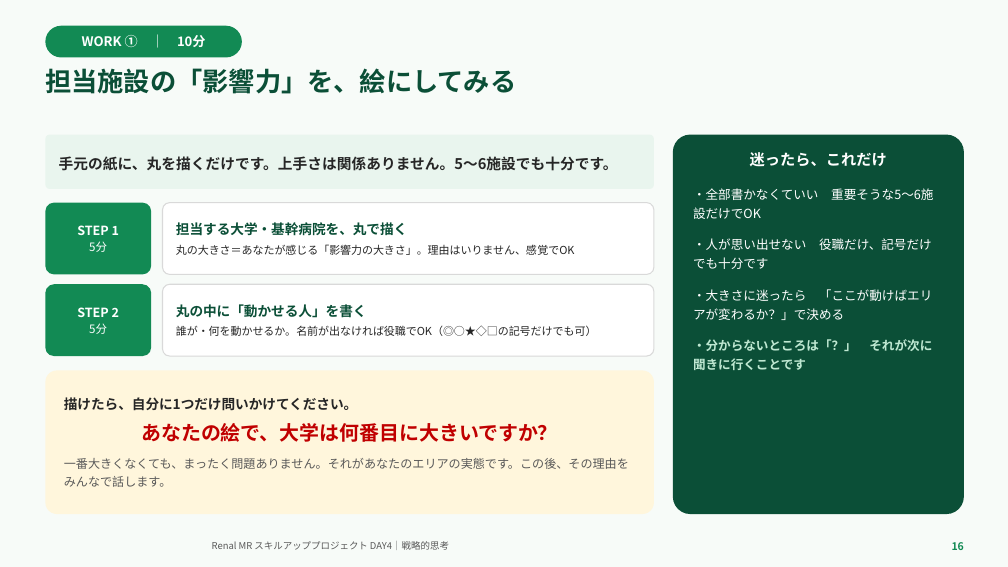
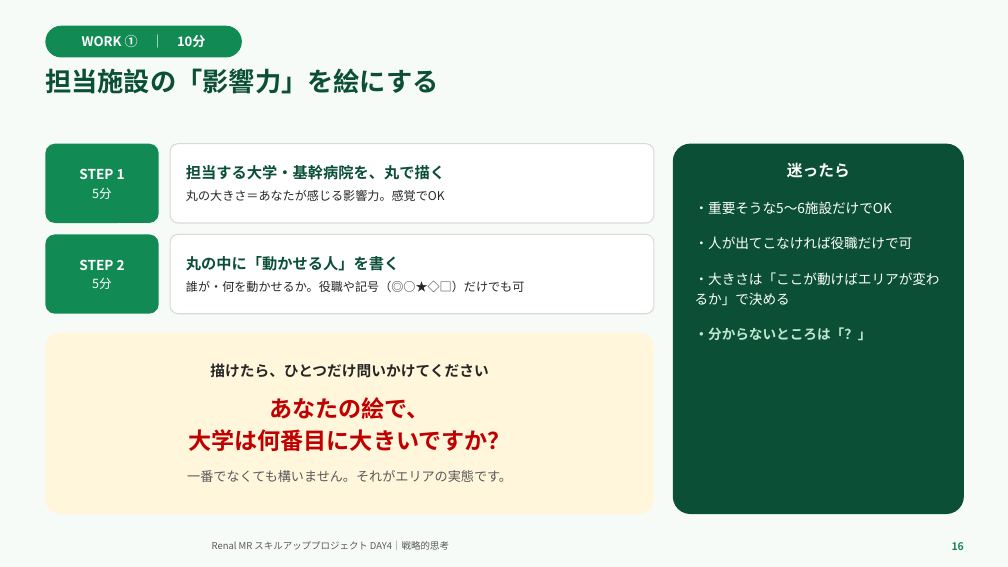
Before and after one commit to TAKUYA-1187/Claude, a slide deck: slide 16 of novartis_training/DAY4_ちょっと分かるだけで世界が変わる.pptx. Drawn at 1008x567 pixels with LibreOffice and Linux fonts; fonts in the diff are those of the drawing; background and template pictures are left out. Boxes give left, top, right and bottom in pixels: in the first picture for what was removed or moved away, otherwise in the second. Text is boxed around its words. In the diff, an @@ line names an element or a change of style, - is before the commit and + after.

```diff
--- a/novartis_training/DAY4_ちょっと分かるだけで世界が変わる.pptx
+++ b/novartis_training/DAY4_ちょっと分かるだけで世界が変わる.pptx
@@ text at (45, 68, 438, 94): text changed @@
-担当施設の「影響力」を、絵にしてみる
+担当施設の「影響力」を絵にする
@@ rounded rectangle "STEP 1": place and size @@
-rounded rectangle "STEP 1" at (45, 203, 151, 274)
+rounded rectangle "STEP 1" at (45, 144, 159, 223)
@@ rounded rectangle "STEP 1" at (45, 144, 159, 223): size 12 to 13 pt in "STEP 1"; size 11 to 12 pt in "5分"; more space between paragraphs @@
@@ rounded rectangle removed at (45, 135, 654, 189) @@
-手元の紙に、丸を描くだけです。上手さは関係ありません。5〜6施設でも十分です。
@@ rounded rectangle "担当する大学・基幹病院を、丸で描く": place and size @@
-rounded rectangle "担当する大学・基幹病院を、丸で描く" at (163, 203, 654, 274)
+rounded rectangle "担当する大学・基幹病院を、丸で描く" at (170, 144, 654, 223)
@@ rounded rectangle "迷ったら": place and size @@
-rounded rectangle "迷ったら" at (673, 135, 964, 514)
+rounded rectangle "迷ったら" at (673, 144, 964, 514)
@@ text in rounded rectangle at (186, 165, 445, 180): size 13 to 14.5 pt in "担当する大学・基幹病院を、丸で描く"; more space between paragraphs @@
@@ text in rounded rectangle at (695, 162, 940, 341): text changed; size 12 to 13 pt @@
-迷ったら、これだけ
-・全部書かなくていい 重要そうな5〜6施設だけでOK
-・人が思い出せない 役職だけ、記号だけでも十分です
-・大きさに迷ったら 「ここが動けばエリアが変わるか？」で決める
-・分からないところは「？」 それが次に聞きに行くことです
+迷ったら
+・重要そうな5〜6施設だけでOK
+・人が出てこなければ役職だけで可
+・大きさは「ここが動けばエリアが変わるか」で決める
+・分からないところは「？」
@@ text in rounded rectangle at (186, 190, 445, 201): text changed; size 10.5 to 11.5 pt @@
-丸の大きさ＝あなたが感じる「影響力の大きさ」。理由はいりません、感覚でOK
+丸の大きさ＝あなたが感じる影響力。感覚でOK
@@ rounded rectangle "STEP 2": place and size @@
-rounded rectangle "STEP 2" at (45, 284, 151, 356)
+rounded rectangle "STEP 2" at (45, 234, 159, 314)
@@ rounded rectangle "STEP 2" at (45, 234, 159, 314): size 12 to 13 pt in "STEP 2"; size 11 to 12 pt in "5分"; more space between paragraphs @@
@@ rounded rectangle "丸の中に「動かせる人」を書く": place and size @@
-rounded rectangle "丸の中に「動かせる人」を書く" at (163, 284, 654, 356)
+rounded rectangle "丸の中に「動かせる人」を書く" at (170, 234, 654, 314)
@@ text in rounded rectangle at (186, 256, 399, 271): size 13 to 14.5 pt in "丸の中に「動かせる人」を書く"; more space between paragraphs @@
@@ text in rounded rectangle at (186, 280, 524, 292): text changed; size 10.5 to 11.5 pt @@
-誰が・何を動かせるか。名前が出なければ役職でOK（◎○★◇□の記号だけでも可）
+誰が・何を動かせるか。役職や記号（◎○★◇□）だけでも可
@@ rounded rectangle "描けたら、ひとつだけ問いかけてください": place and size @@
-rounded rectangle "描けたら、ひとつだけ問いかけてください" at (45, 371, 654, 514)
+rounded rectangle "描けたら、ひとつだけ問いかけてください" at (45, 333, 654, 514)
@@ text in rounded rectangle at (187, 363, 512, 482): text changed; size 11.5 to 12.5 pt; bold on @@
-描けたら、自分に1つだけ問いかけてください。
-あなたの絵で、大学は何番目に大きいですか？
-一番大きくなくても、まったく問題ありません。それがあなたのエリアの実態です。この後、その理由をみんなで話します。
+描けたら、ひとつだけ問いかけてください
+あなたの絵で、
+大学は何番目に大きいですか？
+一番でなくても構いません。それがエリアの実態です。
```
Also in this commit, not shown: 25 other slides changed, 1 other file.
